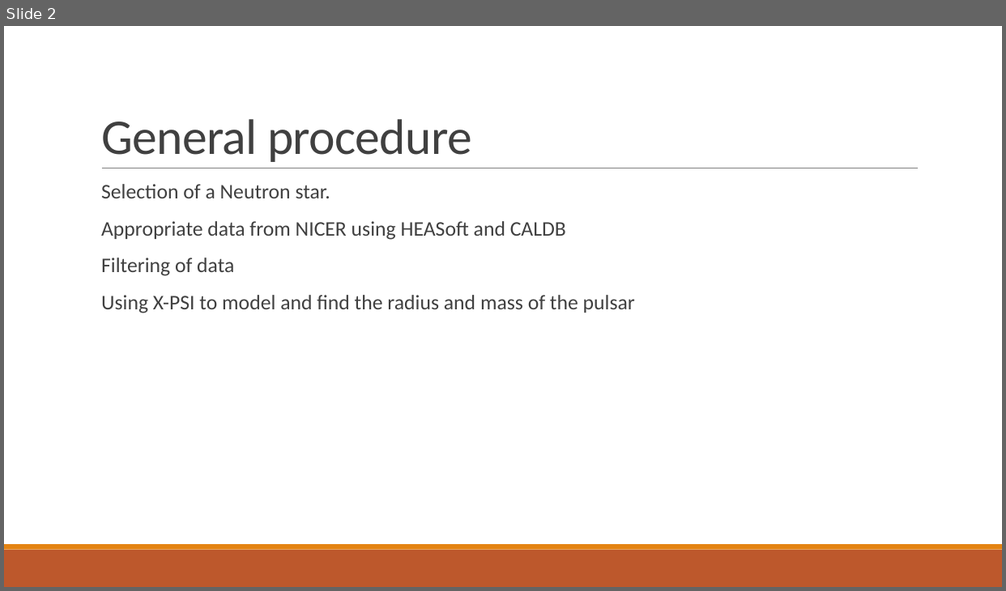
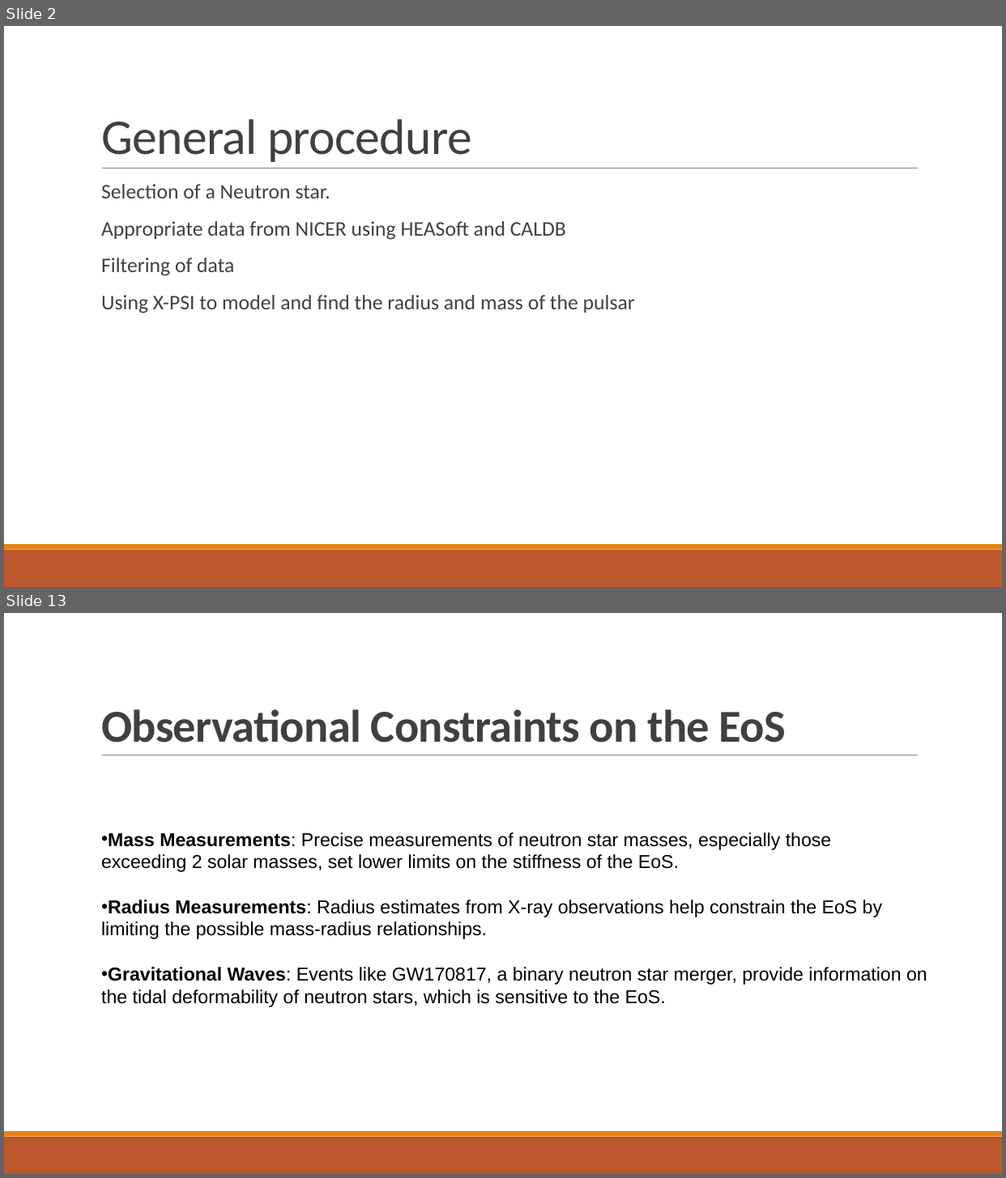
Before and after one commit to Avanee03/PPM-of-Neutron-star-Unveiling-hot-spot-geometry, a slide deck: Initial presentation.pptx. Shown one above the other, each under a label of ours: slide 2 before the commit, slides 2 and 13 after it; the slides between them are not shown. The pictures are 1006x591 and 1006x1178 pixels, drawn with LibreOffice and Linux fonts; fonts in the diff are those of the drawing. Boxes give left, top, right and bottom in pixels: in the first picture for what was removed or moved away, otherwise in the second. Text is boxed around its words. In the diff, an @@ line names an element or a change of style, - is before the commit and + after.

```diff
--- a/Initial presentation.pptx
+++ b/Initial presentation.pptx
@@ slide 13 added at [4, 613, 1002, 1174], background #FFFFFF; not listed: 3 template elements that a slide beside it also shows @@
@@ title added at [101, 709, 786, 743], 44 pt, text #404040, bold @@
+Observational Constraints on the EoS
@@ text added at [101, 833, 927, 1007], 18 pt, text #000000 @@
+• Mass Measurements: Precise measurements of neutron star masses, especially those
+exceeding 2 solar masses, set lower limits on the stiffness of the EoS.
+• Radius Measurements: Radius estimates from X-ray observations help constrain the EoS by
+limiting the possible mass-radius relationships.
+• Gravitational Waves: Events like GW170817, a binary neutron star merger, provide information on
+the tidal deformability of neutron stars, which is sensitive to the EoS.
```
Also in this commit, not shown: 31 other slides added.
